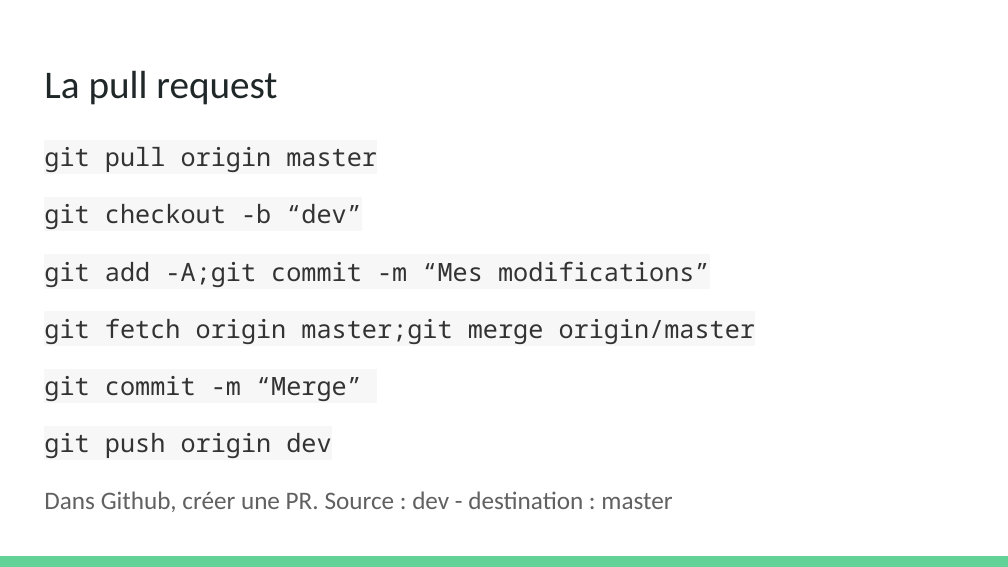
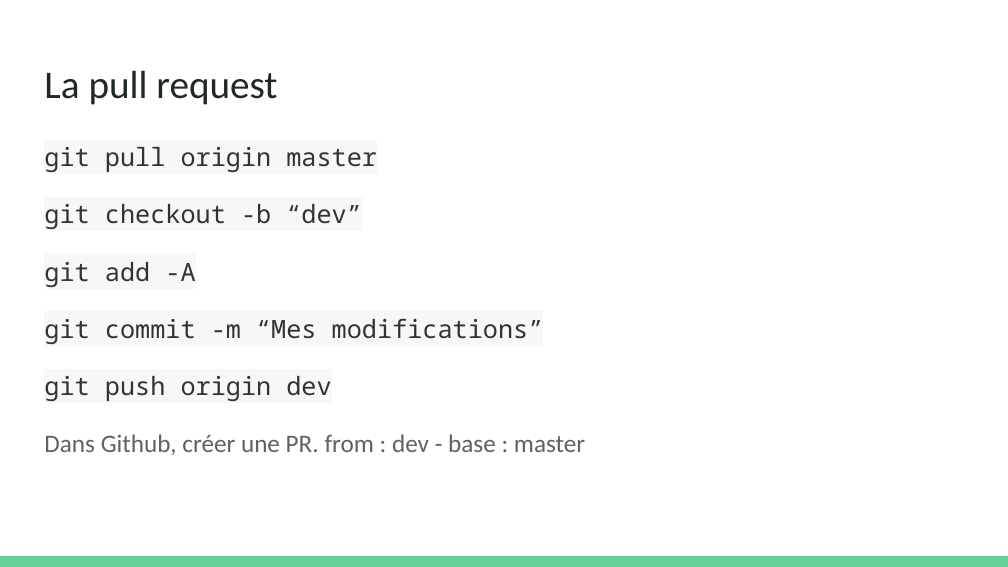
Before and after one commit to olivier-pitton/dant, a slide deck: slide 33 of git/Cours Git.pptx. Drawn at 1008x567 pixels with LibreOffice and Linux fonts; fonts in the diff are those of the drawing. Boxes give left, top, right and bottom in pixels: in the first picture for what was removed or moved away, otherwise in the second. Text is boxed around its words. In the diff, an @@ line names an element or a change of style, - is before the commit and + after.

```diff
--- a/git/Cours Git.pptx
+++ b/git/Cours Git.pptx
@@ text at [44, 147, 377, 401]: less space between paragraphs @@
@@ text at [44, 262, 544, 344]: text changed @@
-git add -A;git commit -m “Mes modifications”
-git fetch origin master;git merge origin/master
-git commit -m “Merge”
+git add -A
+git commit -m “Mes modifications”
@@ text at [44, 434, 585, 455]: text changed @@
-Dans Github, créer une PR. Source : dev - destination : master
+Dans Github, créer une PR. from : dev - base : master
```
Also in this commit, not shown: 27 other slides changed, 1 other file.
